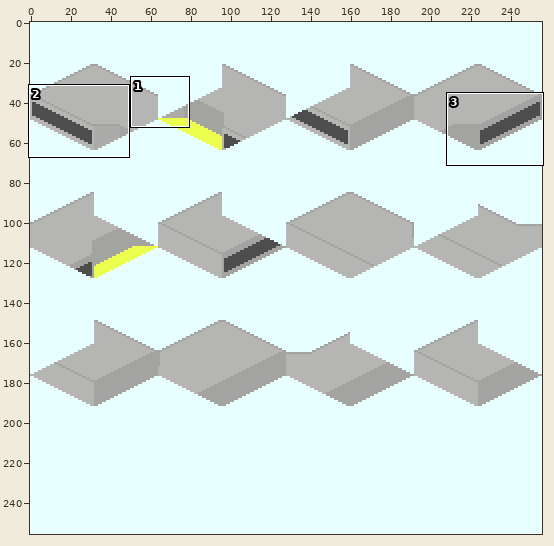
Two states of a sprite sheet, source/png/Simple_Station_Mon-1.png. The first picture is a wide view before the edit; the outline marks the close-up.
Close-up. Before the commit:
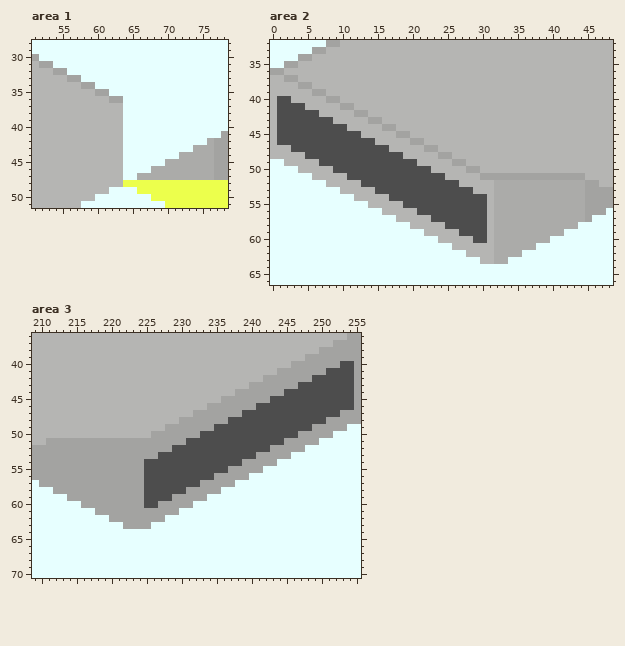
The file is 256x256 pixels. Colours within 5 levels of each other are drawn and written as one. Shown: area 1: x 51..78, y 28..51; area 2: x 0..48, y 32..66; area 3: x 209..255, y 36..70. The commit also changed other parts of the picture, which this record leaves out.
Once edited:
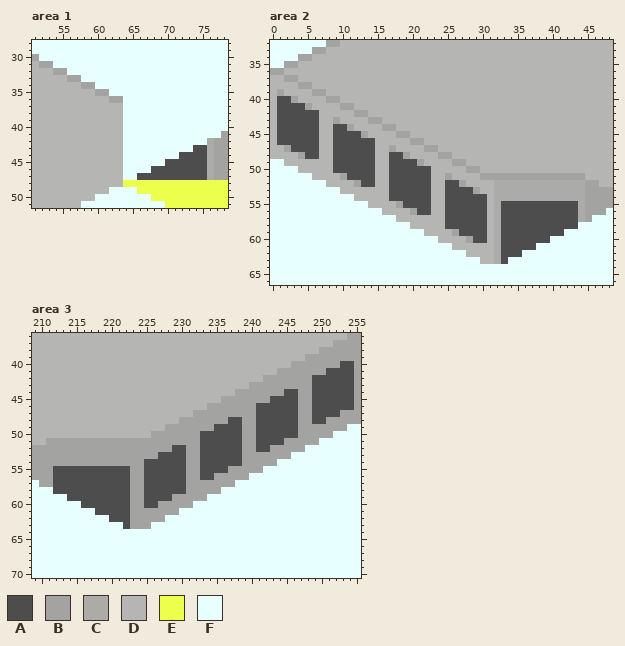
Palette (. is transparent): A #4d4d4d  B #a3a3a1  C #ababa9  D #b5b5b3  E #ecff4c  F #e7ffff
From old to new:
Changed rows in their new state; - is an unchanged pixel.
Area 1:
first column x 66:
43 --------AA
44 ------AAAA
45 ----AAAAAA
46 --AAAAAAAA
47 AAAAAAAAAA
Area 2:
first column x 1:
39 B------------------------------------------
40 --B----------------------------------------
41 ----B--------------------------------------
43 ------DDB----------------------------------
44 ------DD--B--------------------------------
45 ------DD----B------------------------------
46 ------DD-----------------------------------
47 -B----DD------DDB--------------------------
48 ---B--DD------DD--B------------------------
49 ------DD------DD----B----------------------
50 --------------DD---------------------------
51 ---------B----DD------DDB------------------
52 -----------B--DD------DD--B----------------
53 --------------DD------DD----B--------------
54 ----------------------DD-------------------
55 -----------------B----DD--------AAAAAAAAAAA
56 -------------------B--DD--------AAAAAAAAAAA
57 ----------------------DD--------AAAAAAAAAAA
58 --------------------------------AAAAAAAAAAA
59 -------------------------B------AAAAAAAAA--
60 ---------------------------B----AAAAAAA----
61 --------------------------------AAAAA------
62 --------------------------------AAA--------
63 --------------------------------A----------
Area 3:
first column x 212:
43 -----------------------------------BB
44 -----------------------------------BB
45 -----------------------------------BB
46 -----------------------------------BB
47 ---------------------------BB------BB
48 ---------------------------BB------BB
49 ---------------------------BB------BB
50 ---------------------------BB--------
51 -------------------BB------BB--------
52 -------------------BB------BB--------
53 -------------------BB------BB--------
54 -------------------BB----------------
55 AAAAAAAAAAA--------BB----------------
56 AAAAAAAAAAA--------BB----------------
57 AAAAAAAAAAA--------BB----------------
58 AAAAAAAAAAA--------------------------
59 --AAAAAAAAA--------------------------
60 ----AAAAAAA--------------------------
61 ------AAAAA--------------------------
62 --------AAA--------------------------
63 ----------A--------------------------
Pixel boxes of the changes (left, top, right, bottom) in both close-ups:
changed: (137, 145, 207, 180)
changed: (277, 89, 480, 243)
changed: (501, 201, 578, 264)
changed: (298, 382, 312, 431)
changed: (242, 410, 256, 459)
changed: (186, 438, 200, 487)
changed: (53, 466, 130, 529)
